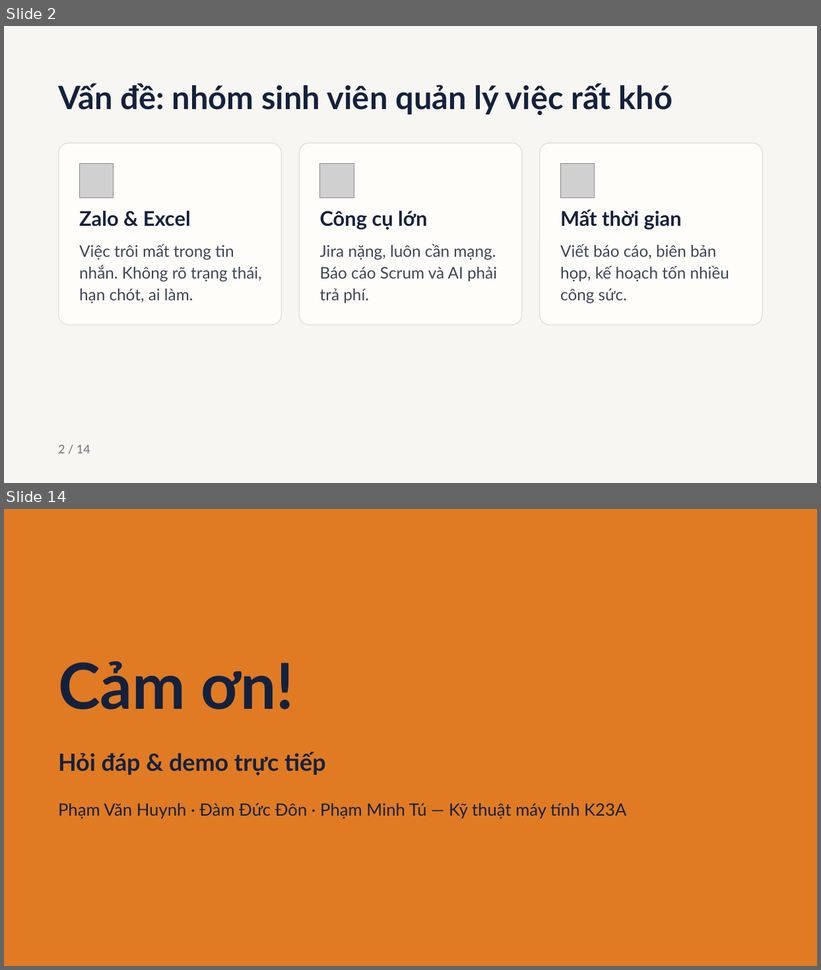
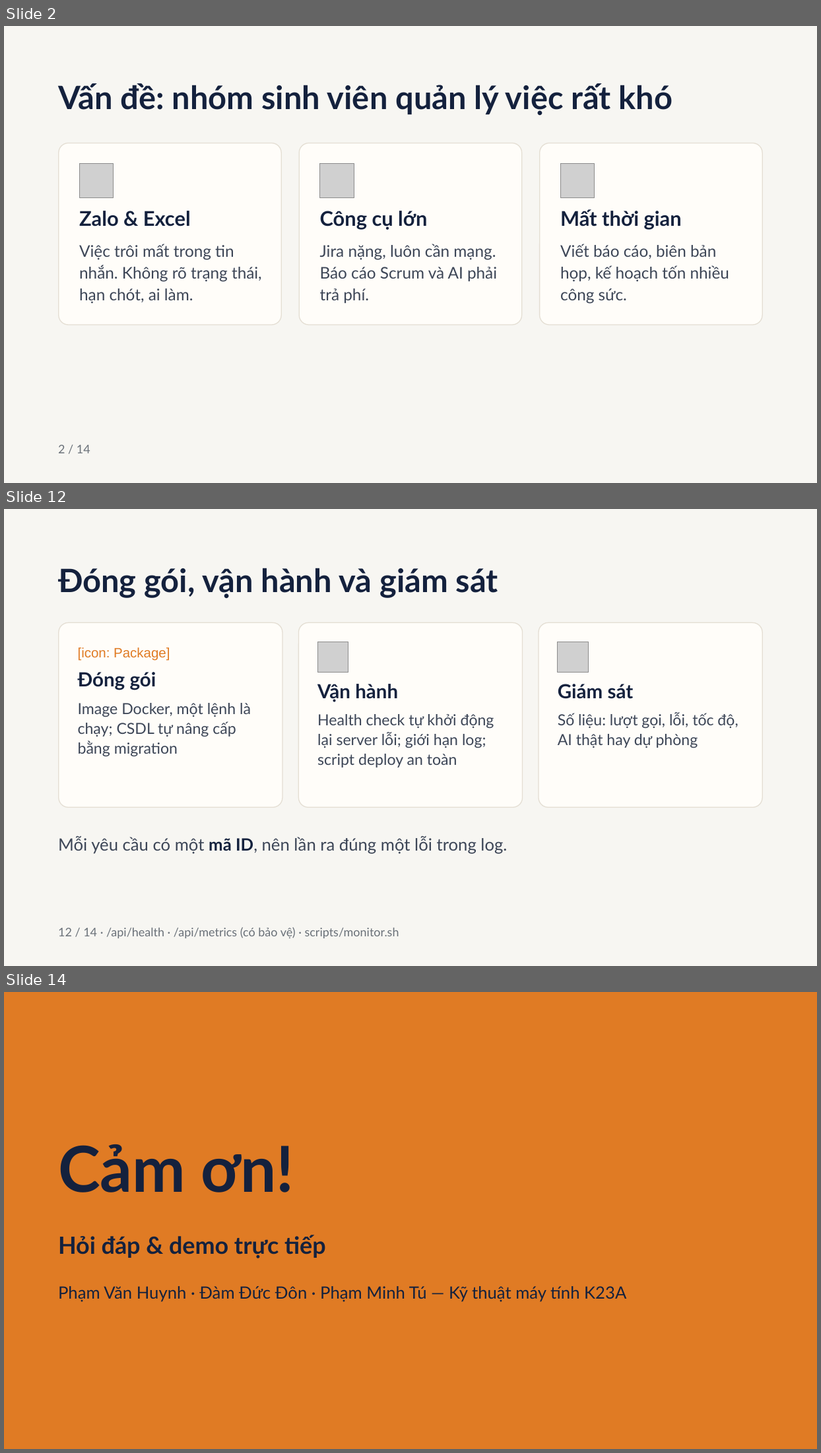
Before and after one commit to tupm2006/koshi, a slide deck: report/Slides-VI.pptx. Shown one above the other, each under a label of ours: slides 2 and 14 before the commit, slides 2, 12 and 14 after it; the slides between them are not shown. The pictures are 821x970 and 821x1453 pixels, drawn with LibreOffice and Linux fonts; fonts in the diff are those of the drawing; grey boxes stand for pictures. Boxes give left, top, right and bottom in pixels: in the first picture for what was removed or moved away, otherwise in the second. Text is boxed around its words. In the diff, an @@ line names an element or a change of style, - is before the commit and + after.

```diff
--- a/report/Slides-VI.pptx
+++ b/report/Slides-VI.pptx
@@ slide 12 added at (x1=4, y1=509, x2=817, y2=966), background #F7F6F2 @@
@@ title added at (x1=58, y1=568, x2=498, y2=598), 38 pt, text #14213D, bold @@
+Đóng gói, vận hành và giám sát
@@ rounded rectangle added at (x1=59, y1=623, x2=283, y2=808), fill #FFFDF9, outline #E4DED3 1 pt @@
@@ rounded rectangle added at (x1=298, y1=623, x2=523, y2=808), fill #FFFDF9, outline #E4DED3 1 pt @@
@@ rounded rectangle added at (x1=539, y1=623, x2=763, y2=808), fill #FFFDF9, outline #E4DED3 1 pt @@
@@ picture added at (x1=318, y1=642, x2=348, y2=673) @@
@@ picture added at (x1=558, y1=642, x2=588, y2=673) @@
@@ text added at (x1=78, y1=648, x2=170, y2=661), 16 pt, text #E07B24 @@
+[icon: Package]
@@ text added at (x1=78, y1=672, x2=156, y2=691), 23 pt, text #14213D, bold @@
+Đóng gói
@@ text added at (x1=318, y1=684, x2=398, y2=702), 23 pt, text #14213D, bold @@
+Vận hành
@@ text added at (x1=558, y1=684, x2=634, y2=699), 23 pt, text #14213D, bold @@
+Giám sát
@@ text added at (x1=78, y1=703, x2=251, y2=757), 18 pt, text #3D4657 @@
+Image Docker, một lệnh là chạy; CSDL tự nâng cấp bằng migration
@@ text added at (x1=318, y1=714, x2=494, y2=768), 18 pt, text #3D4657 @@
+Health check tự khởi động lại server lỗi; giới hạn log; script deploy an toàn
@@ text added at (x1=558, y1=712, x2=738, y2=748), 18 pt, text #3D4657 @@
+Số liệu: lượt gọi, lỗi, tốc độ, AI thật hay dự phòng
@@ text added at (x1=58, y1=836, x2=507, y2=854), 20 pt, text #3D4657 @@
+Mỗi yêu cầu có một mã ID, nên lần ra đúng một lỗi trong log.
@@ text added at (x1=58, y1=927, x2=399, y2=939), 14 pt, text #6A7179 @@
+12 / 14 · /api/health · /api/metrics (có bảo vệ) · scripts/monitor.sh
```
Also in this commit, not shown: 4 slides changed, 6 other slides added, 7 slides removed, 1 other file.
